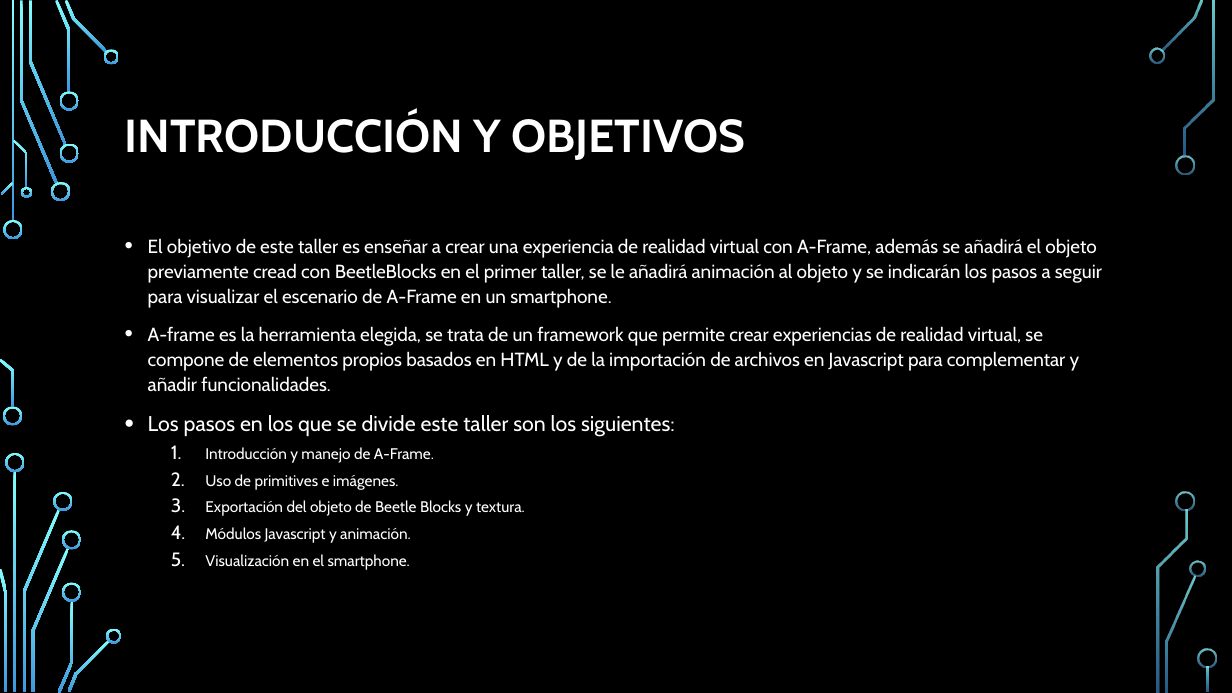
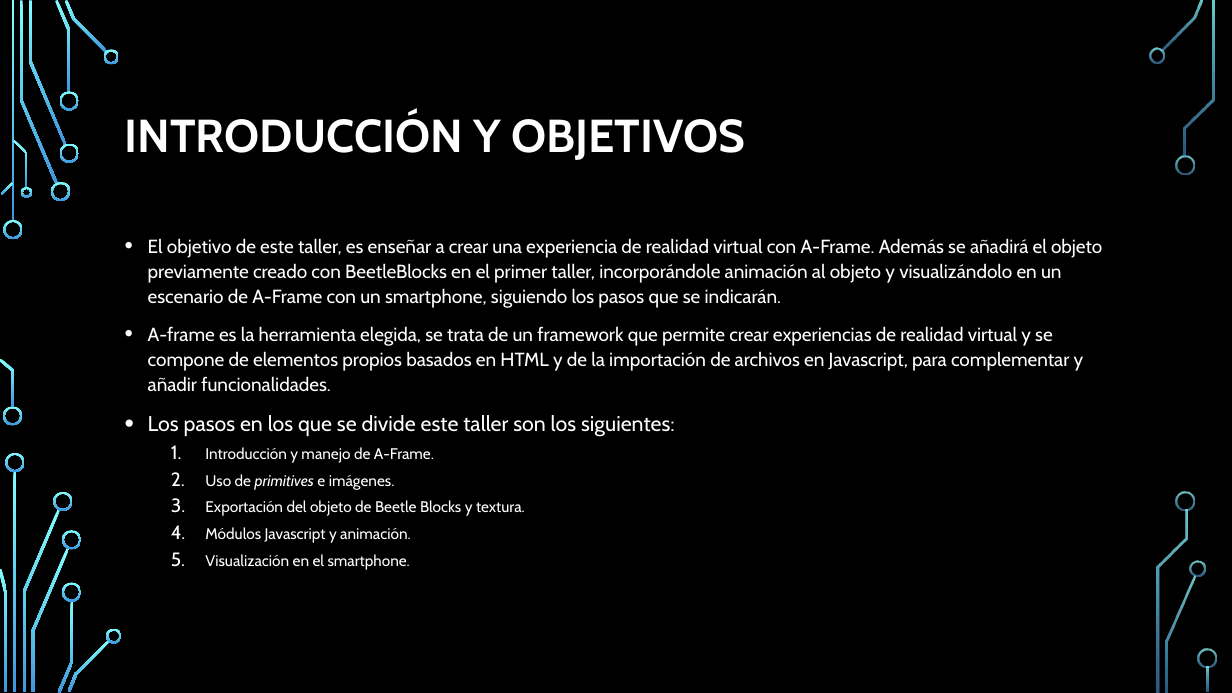
Before and after one commit to jonyB0B/MemoriaTFG-JonatanSantanaPero, a slide deck: slide 2 of Talleres/Taller2.pptx. Drawn at 1232x693 pixels with LibreOffice and Linux fonts; fonts in the diff are those of the drawing; background and template pictures are left out. Boxes give left, top, right and bottom in pixels: in the first picture for what was removed or moved away, otherwise in the second. Text is boxed around its words. In the diff, an @@ line names an element or a change of style, - is before the commit and + after.

```diff
--- a/Talleres/Taller2.pptx
+++ b/Talleres/Taller2.pptx
@@ text at [148,238,1102,391]: text changed @@
-• El objetivo de este taller es enseñar a crear una experiencia de realidad virtual con A-Frame, además se añadirá el objeto previamente cread con BeetleBlocks en el primer taller, se le añadirá animación al objeto y se indicarán los pasos a seguir para visualizar el escenario de A-Frame en un smartphone.
-• A-frame es la herramienta elegida, se trata de un framework que permite crear experiencias de realidad virtual, se compone de elementos propios basados en HTML y de la importación de archivos en Javascript para complementar y añadir funcionalidades.
+• El objetivo de este taller, es enseñar a crear una experiencia de realidad virtual con A-Frame. Además se añadirá el objeto previamente creado con BeetleBlocks en el primer taller, incorporándole animación al objeto y visualizándolo en un escenario de A-Frame con un smartphone, siguiendo los pasos que se indicarán.
+• A-frame es la herramienta elegida, se trata de un framework que permite crear experiencias de realidad virtual y se compone de elementos propios basados en HTML y de la importación de archivos en Javascript, para complementar y añadir funcionalidades.
@@ text at [205,474,395,490]: italic on in "primitives" @@
```
Also in this commit, not shown: 7 other slides changed, 23 other files.
